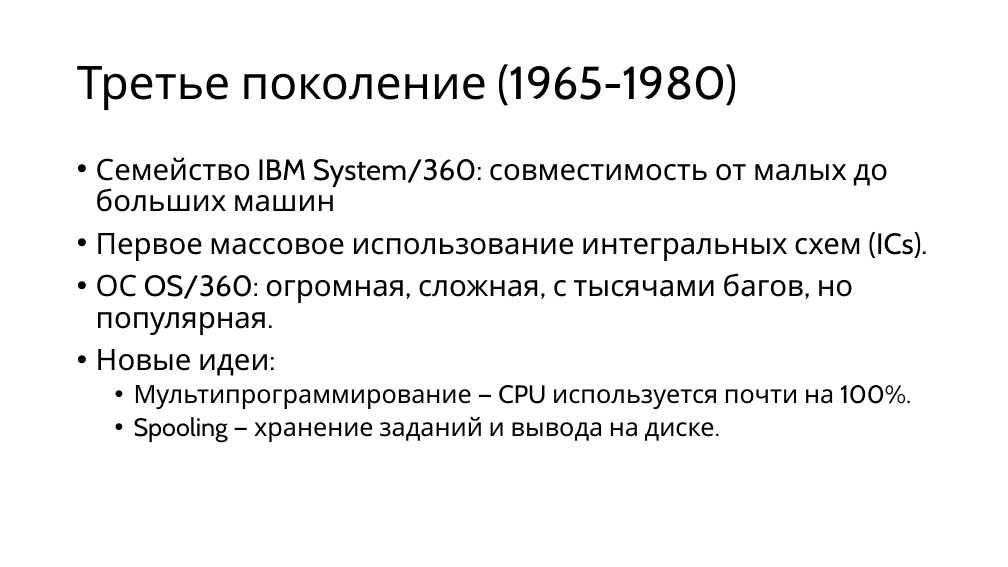
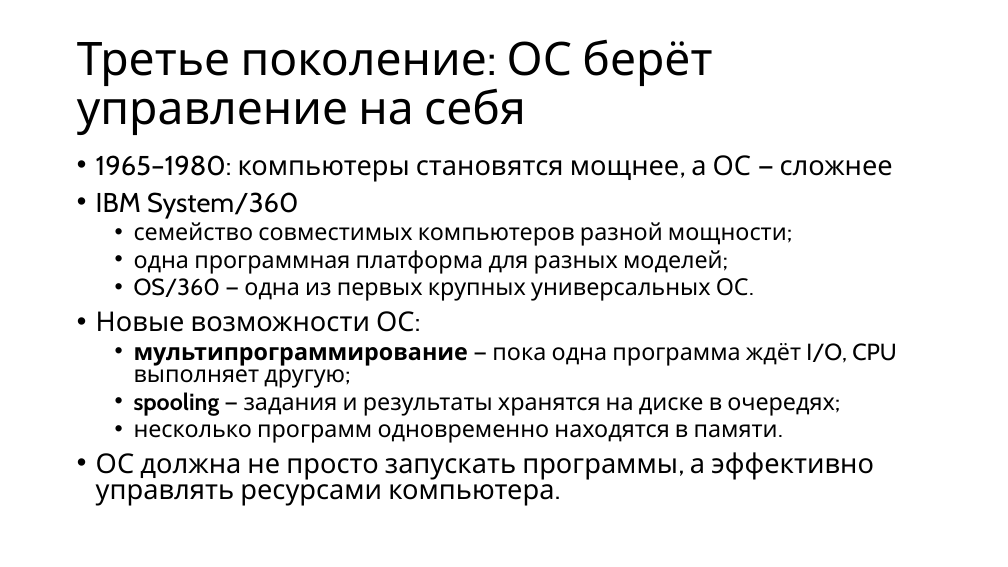
Before and after one commit to alexey-malov/os-course, a slide deck: slide 14 of lectures/01/Введение в ОС.pptx (slide 20 before the commit). Drawn at 1008x567 pixels with LibreOffice and Linux fonts; fonts in the diff are those of the drawing. Boxes give left, top, right and bottom in pixels: in the first picture for what was removed or moved away, otherwise in the second. Text is boxed around its words. In the diff, an @@ line names an element or a change of style, - is before the commit and + after.

```diff
--- a/lectures/01/Введение в ОС.pptx
+++ b/lectures/01/Введение в ОС.pptx
@@ title at [77,39,712,135]: text changed @@
-Третье поколение (1965-1980)
+Третье поколение: ОС берёт управление на себя
@@ text at [96,155,897,506]: text changed; size 28 to 22.2 pt @@
-• Семейство IBM System/360: совместимость от малых до больших машин
-• Первое массовое использование интегральных схем (ICs).
-• ОС OS/360: огромная, сложная, с тысячами багов, но популярная.
-• Новые идеи:
-  • Мультипрограммирование — CPU используется почти на 100%.
-  • Spooling — хранение заданий и вывода на диске.
+• 1965–1980: компьютеры становятся мощнее, а ОС — сложнее
+• IBM System/360
+  • семейство совместимых компьютеров разной мощности;
+  • одна программная платформа для разных моделей;
+  • OS/360 — одна из первых крупных универсальных ОС.
+• Новые возможности ОС:
+  • мультипрограммирование — пока одна программа ждёт I/O, CPU выполняет другую;
+  • spooling — задания и результаты хранятся на диске в очередях;
+  • несколько программ одновременно находятся в памяти.
+• ОС должна не просто запускать программы, а эффективно управлять ресурсами компьютера.
```
Also in this commit, not shown: 18 other slides changed, 19 slides added, 44 slides removed.
